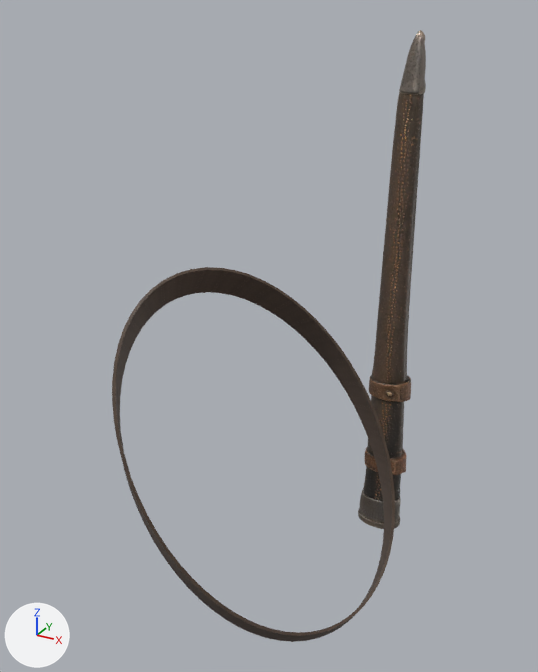
The glTF model client/public/assets/weapons/back-scabbard.glb as it was, and as the next commit left it.
Rendered twice from a 50 mm lens placed at (0.339, -1.011, 0.898), pointed at (-0.106, -0.203, 0.494). Every picture has the same lights, and +X, +Y and +Z are marked at lower left. The first picture is the older version. Where no turn or scale is listed for an object, it has been applied to the vertices. Vertices at exactly the same position are counted once.

Objects in the first picture: 'back-scabbard'.
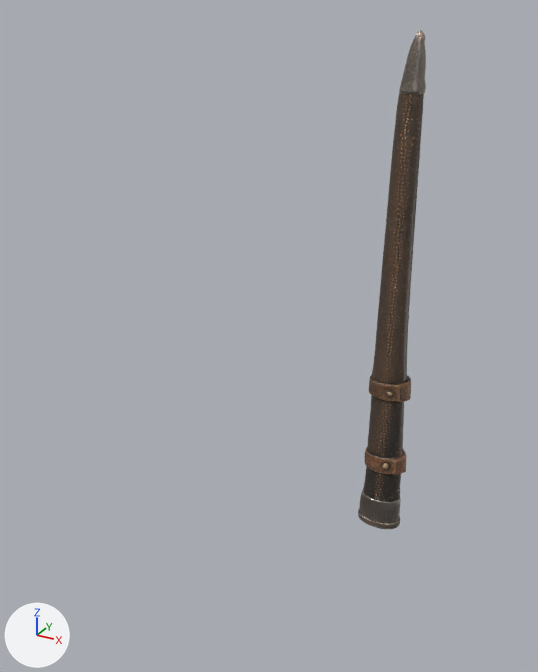
Where the newer file only moved an object's origin or applied its transform, the numbers keep the older frame.

Pixel boxes (x1, y1, x2, y2) of what changed, in the pictures (538 x 672 px):
'back-scabbard', reshaped (78% narrower, 18% shorter): before (112, 30, 426, 642); after (358, 30, 426, 529)
part 1 of me_node_0_001, deleted: before (112, 267, 395, 642)

The change in detail:
me_node_0_001 is used by ob_back_scabbard; location (-0.081, -0.201, 0.469).
me_node_0_001 had 2508 vertices, 5012 faces and spanned x -0.156..0.156, y -0.228..0.228, z -0.403..0.403.
me_node_0_001 now has 2252 vertices, 4500 faces and spans x 0.041..0.118, y 0.174..0.228, z -0.377..0.403.
me_node_0_001 part 1: the loose piece of 256 vertices spanning x -0.156..0.156, y -0.228..0.11, z -0.403..0.127 is deleted.
